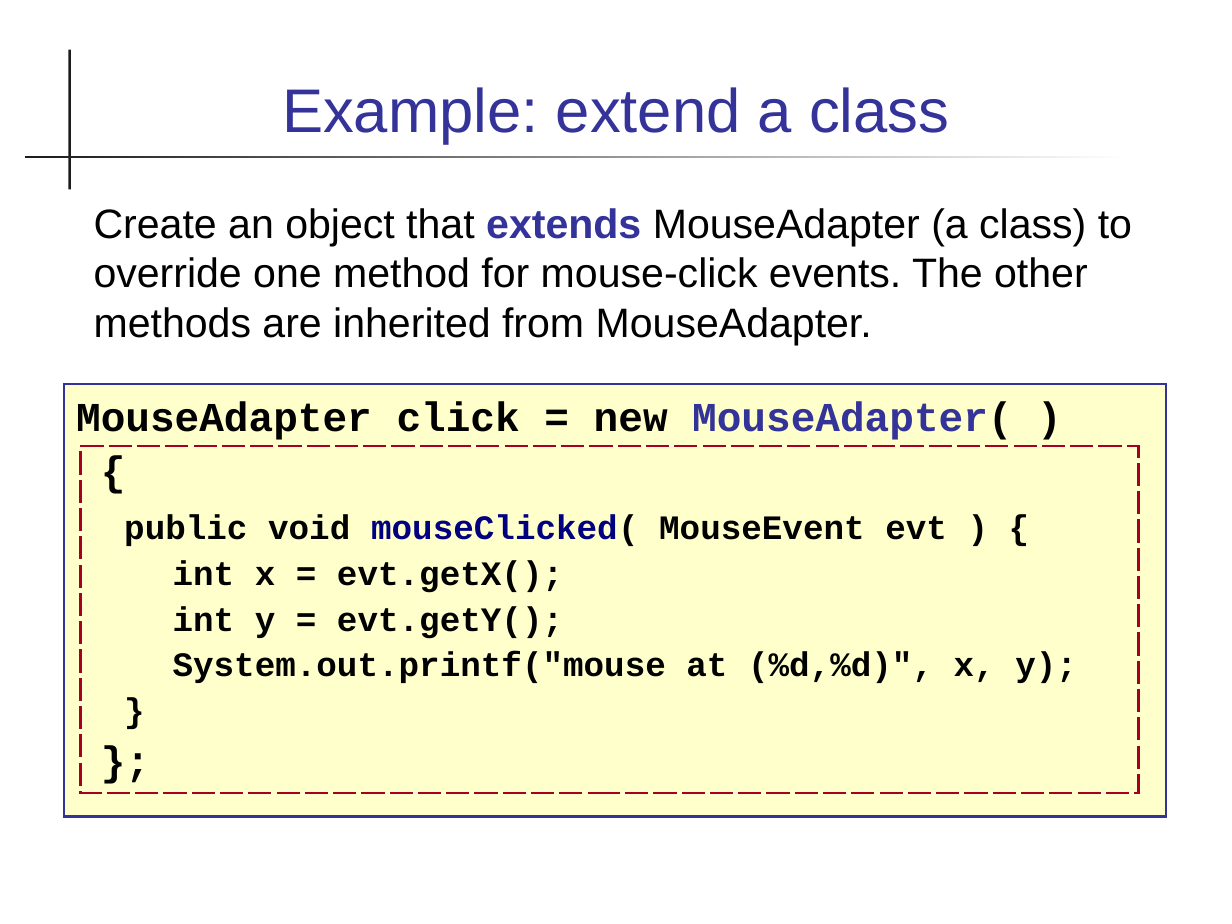
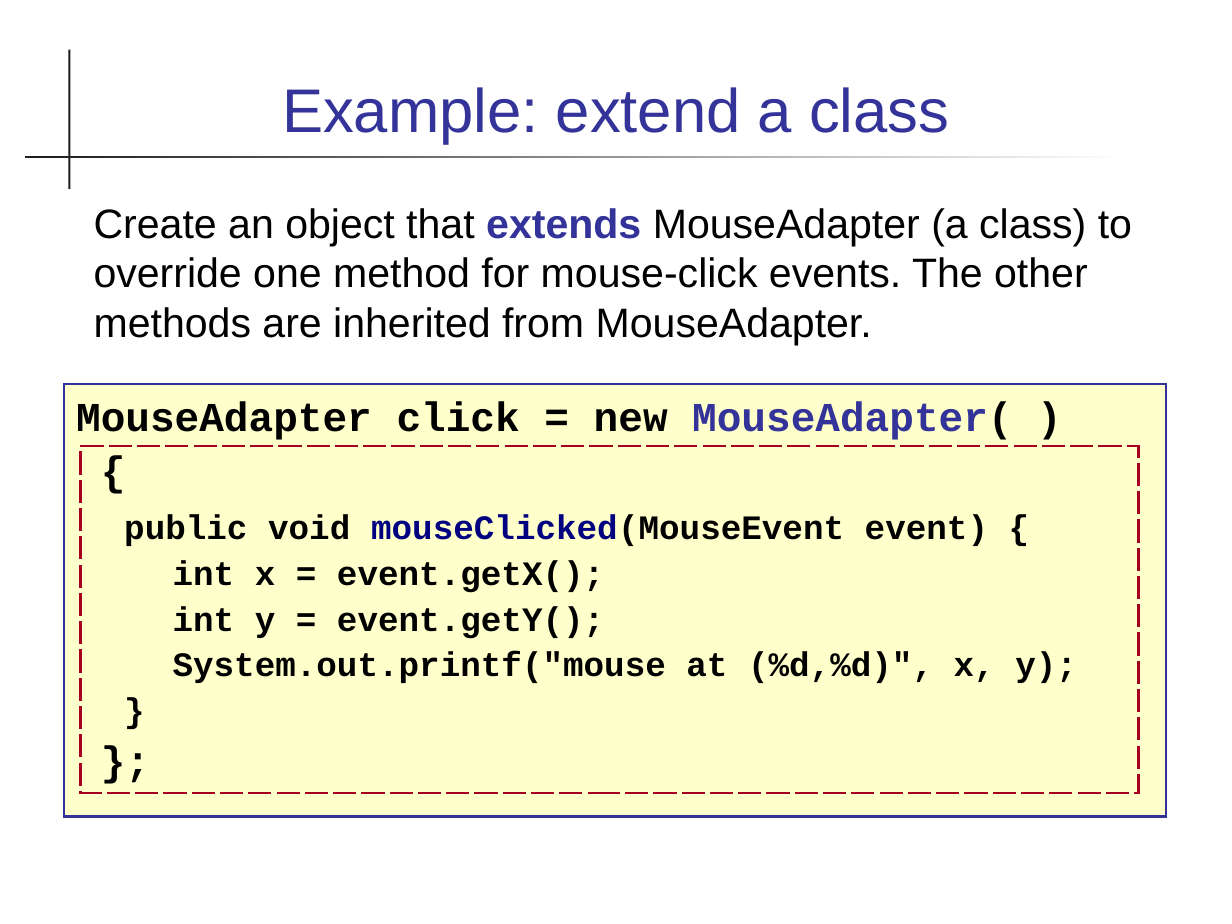
Before and after one commit to skeoop/skeoop.github.io, a slide deck: slide 6 of java-intermed/Anonymous-Class.ppt. Drawn at 1232x924 pixels with LibreOffice and Linux fonts; fonts in the diff are those of the drawing. Boxes give left, top, right and bottom in pixels: in the first picture for what was removed or moved away, otherwise in the second. Text is boxed around its words. In the diff, an @@ line names an element or a change of style, - is before the commit and + after.

```diff
--- a/java-intermed/Anonymous-Class.ppt
+++ b/java-intermed/Anonymous-Class.ppt
@@ text in rectangle at bbox=[124, 514, 988, 639]: text changed @@
-public void mouseClicked( MouseEvent evt ) {
-int x = evt.getX();
-int y = evt.getY();
+public void mouseClicked(MouseEvent event) {
+int x = event.getX();
+int y = event.getY();
```
Also in this commit, not shown: 6 other slides changed, 3 other files.
